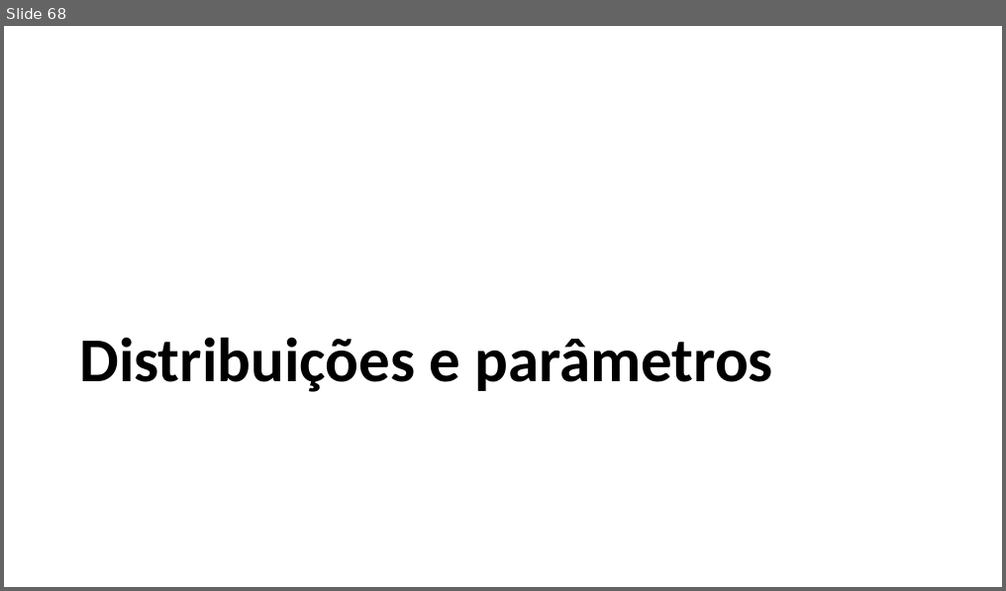
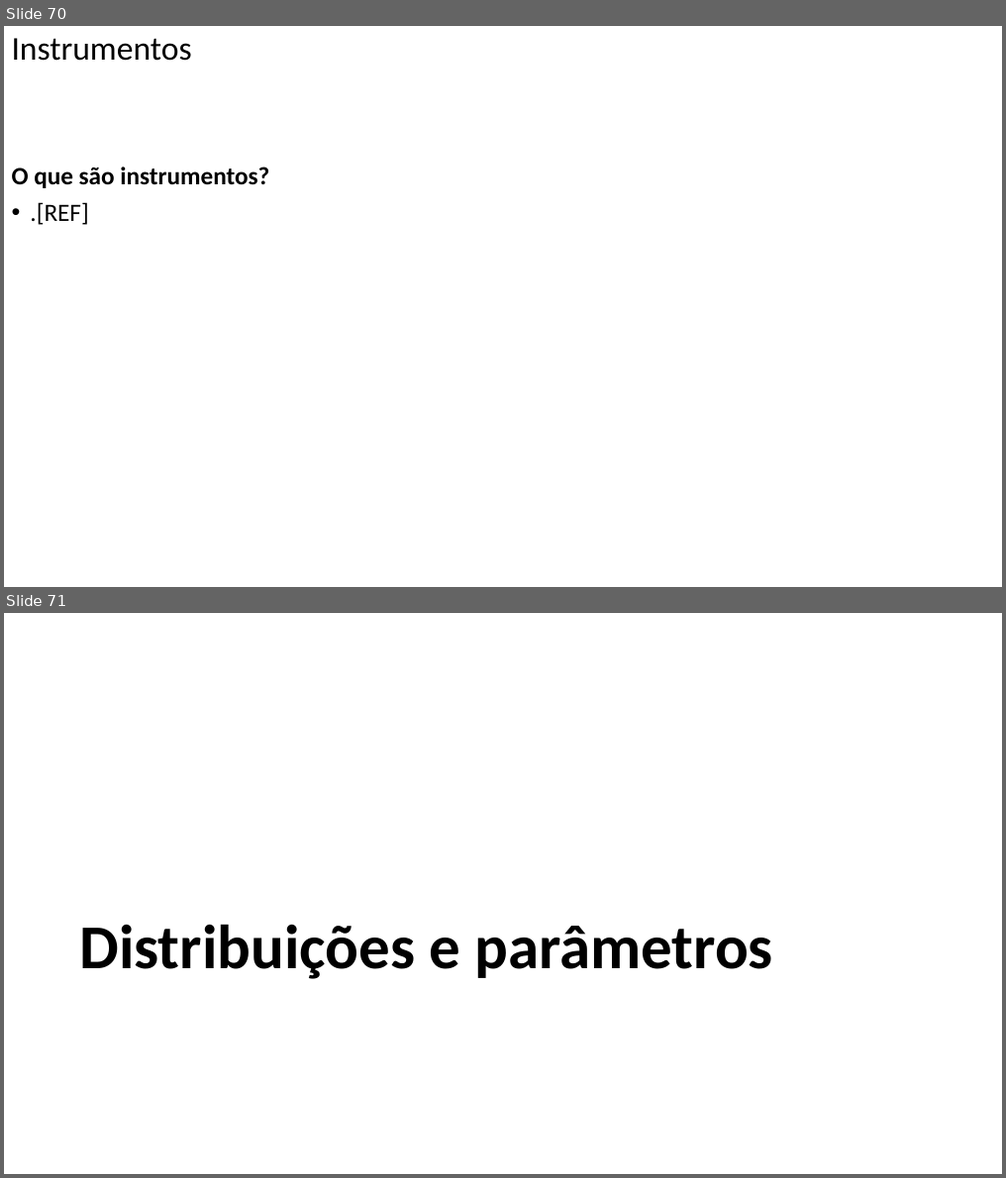
Before and after one commit to FerreiraAS/Ciencia-com-R, a slide deck: docs/Ciencia-com-R.pptx. Shown one above the other, each under a label of ours: slide 68 before the commit, slides 70 and 71 after it. The pictures are 1006x591 and 1006x1178 pixels, drawn with LibreOffice and Linux fonts; fonts in the diff are those of the drawing. Boxes give left, top, right and bottom in pixels: in the first picture for what was removed or moved away, otherwise in the second. Text is boxed around its words. In the diff, an @@ line names an element or a change of style, - is before the commit and + after.

```diff
--- a/docs/Ciencia-com-R.pptx
+++ b/docs/Ciencia-com-R.pptx
@@ slide 70 added at bbox=[4, 26, 1002, 587], background #FFFFFF @@
@@ title added at bbox=[12, 38, 192, 61], 32 pt, text #000000 @@
+Instrumentos
@@ text added at bbox=[12, 167, 269, 225], 24 pt, text #000000, bold @@
+O que são instrumentos?
+• .[REF]
@@ what was slide 68 is now slide 71 @@
```
Also in this commit, not shown: 6 slides changed, 2 other slides added, 58 other files.
